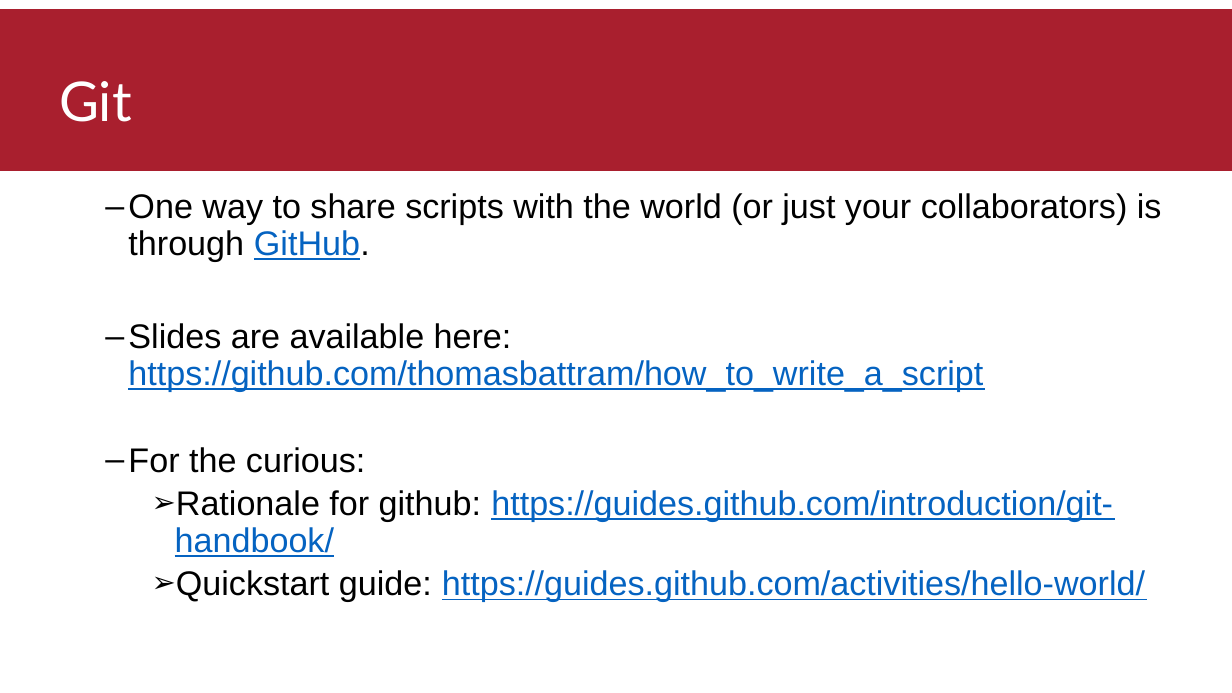
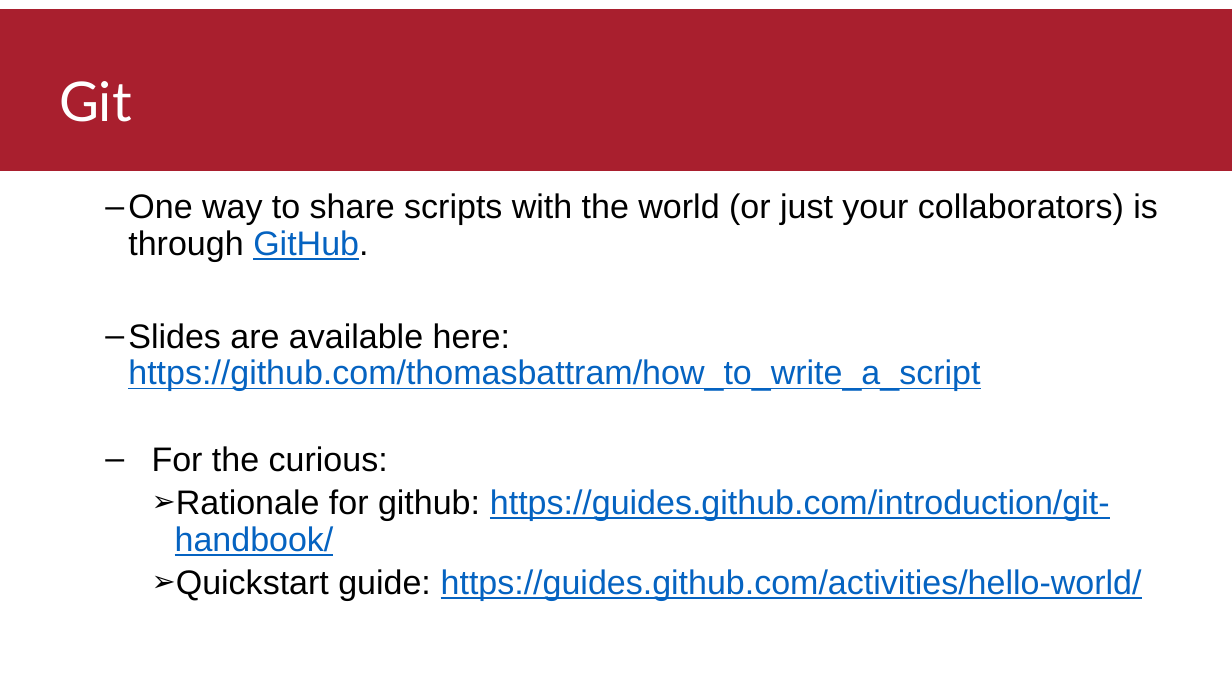
Before and after one commit to thomasbattram/how_to_write_a_script, a slide deck: slide 17 of slides/how_to_write_a_script_final.pptx. Drawn at 1232x693 pixels with LibreOffice and Linux fonts; fonts in the diff are those of the drawing; background and template pictures are left out. Boxes give left, top, right and bottom in pixels: in the first picture for what was removed or moved away, otherwise in the second. Text is boxed around its words. In the diff, an @@ line names an element or a change of style, - is before the commit and + after.

```diff
--- a/slides/how_to_write_a_script_final.pptx
+++ b/slides/how_to_write_a_script_final.pptx
@@ text "One way to share scripts ..." at (x1=128, y1=193, x2=1158, y2=600): size 26.7 to 26.5 pt; indent changed @@
```
Also in this commit, not shown: 7 other slides changed, 1 slide added, 5 other files.
